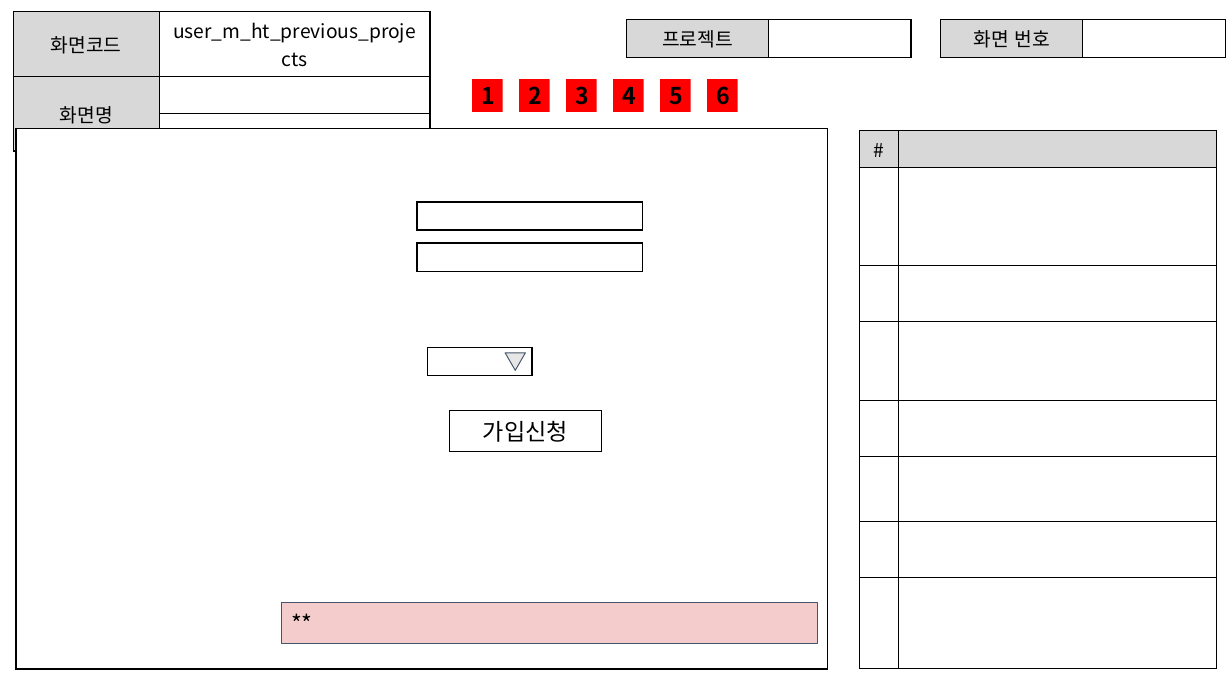
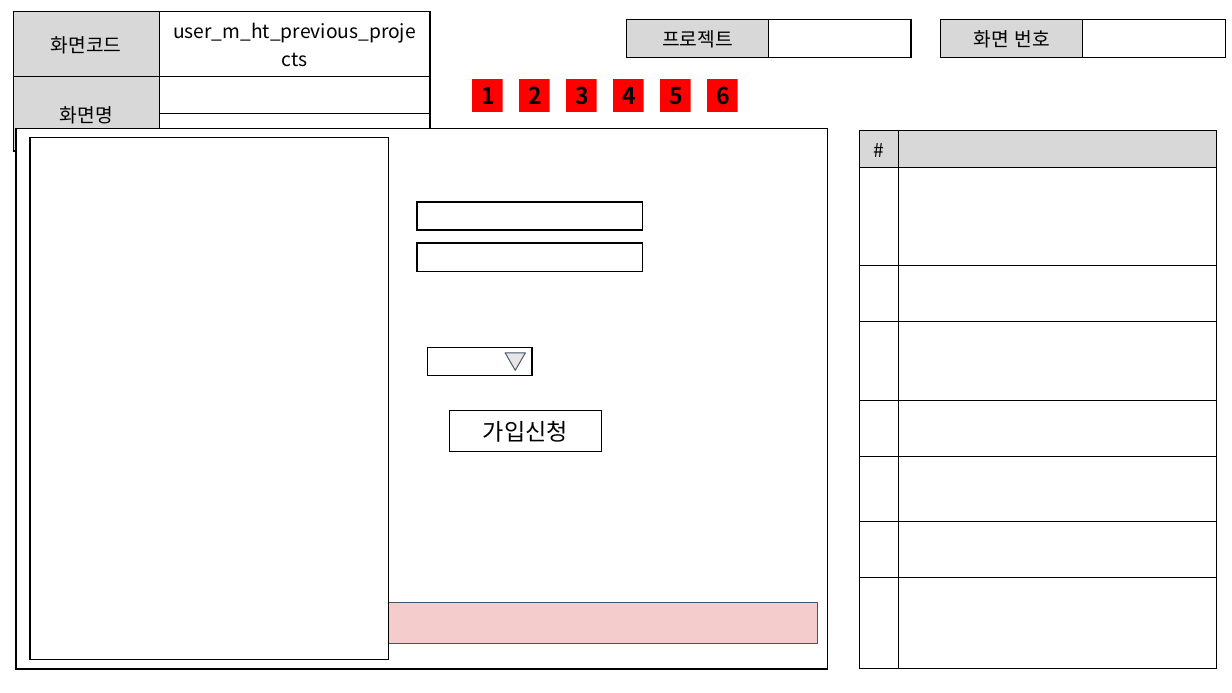
Before and after one commit to ezenteam2/EzenCrowdFunding, a slide deck: slide 13 of project03 화면설계서/project03 - 화면 설계서 - 현태.pptx (slide 11 before the commit). Drawn at 1232x693 pixels with LibreOffice and Linux fonts; fonts in the diff are those of the drawing. Boxes give left, top, right and bottom in pixels: in the first picture for what was removed or moved away, otherwise in the second. Text is boxed around its words. In the diff, an @@ line names an element or a change of style, - is before the commit and + after.

```diff
--- a/project03 화면설계서/project03 - 화면 설계서 - 현태.pptx
+++ b/project03 화면설계서/project03 - 화면 설계서 - 현태.pptx
@@ rectangle added at (30, 138, 389, 660), fill #FFFFFF, outline #000000 1 pt @@
```
Also in this commit, not shown: 15 other slides changed, 1 slide added, 1 other file.
